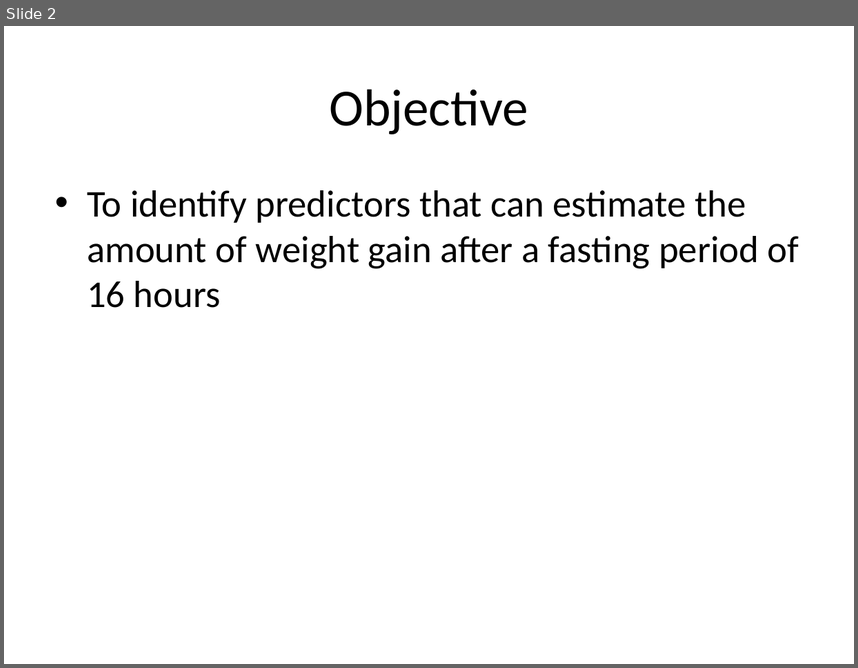
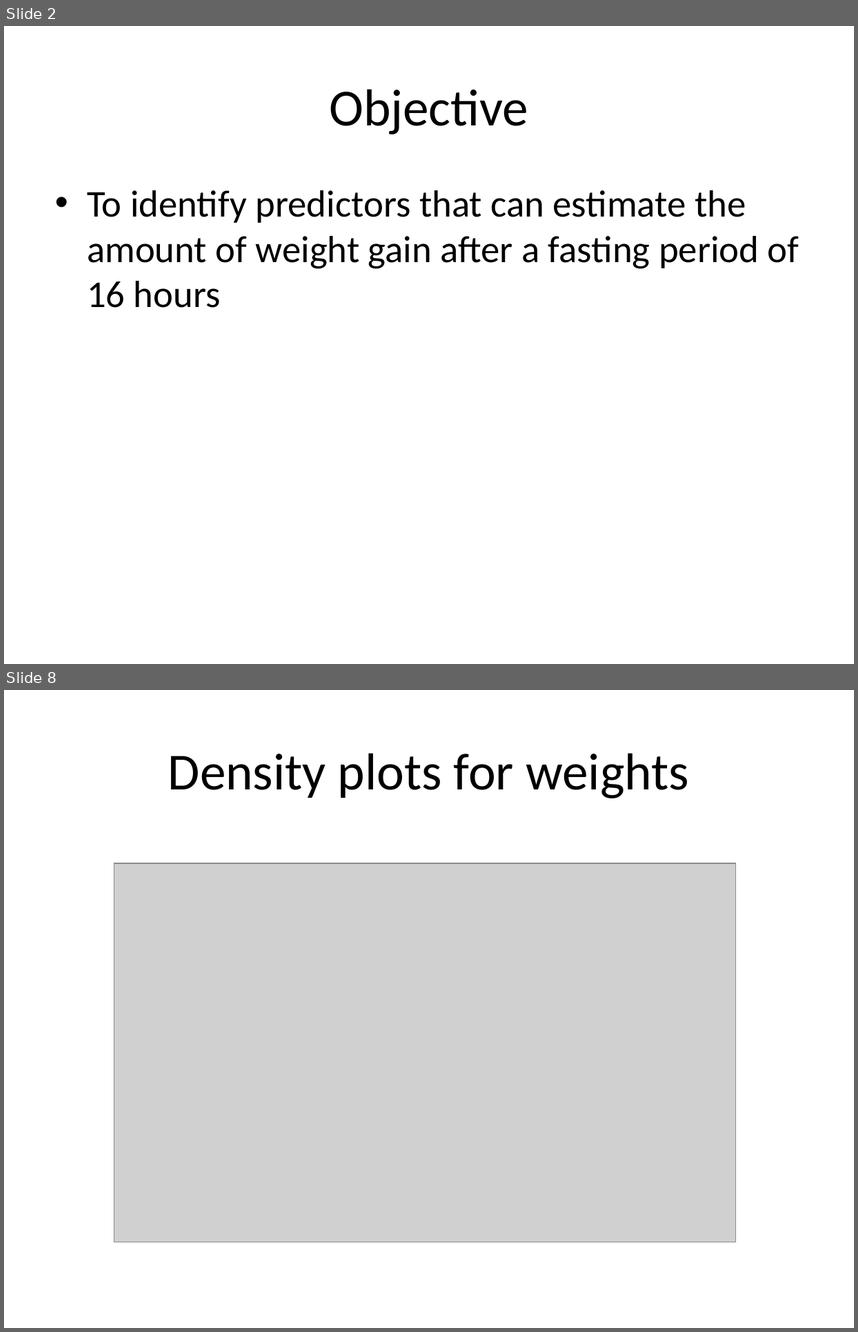
Before and after one commit to BridgesLab/PredictorsDietInducedObesity, a slide deck: ResultsSlides.pptx. Shown one above the other, each under a label of ours: slide 2 before the commit, slides 2 and 8 after it; the slides between them are not shown. The pictures are 858x668 and 858x1332 pixels, drawn with LibreOffice and Linux fonts; fonts in the diff are those of the drawing; grey boxes stand for pictures. Boxes give left, top, right and bottom in pixels: in the first picture for what was removed or moved away, otherwise in the second. Text is boxed around its words. In the diff, an @@ line names an element or a change of style, - is before the commit and + after.

```diff
--- a/ResultsSlides.pptx
+++ b/ResultsSlides.pptx
@@ slide 8 added at bbox=[4, 690, 854, 1328], background #FFFFFF @@
@@ title added at bbox=[168, 753, 689, 798], 44 pt, text #000000 @@
+Density plots for weights
@@ picture added at bbox=[114, 863, 736, 1242] @@
```
Also in this commit, not shown: 2 slides changed, 12 other slides added.
